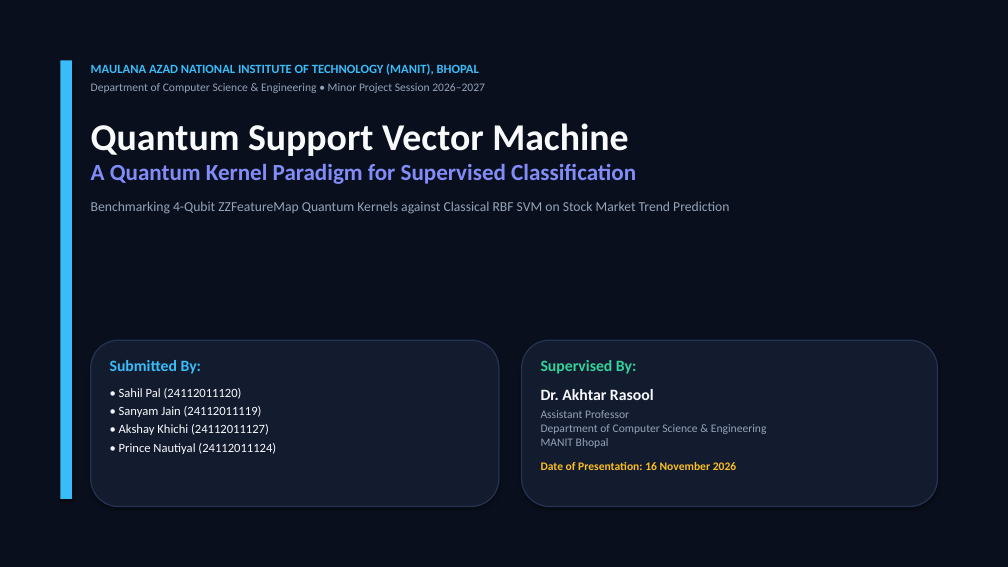
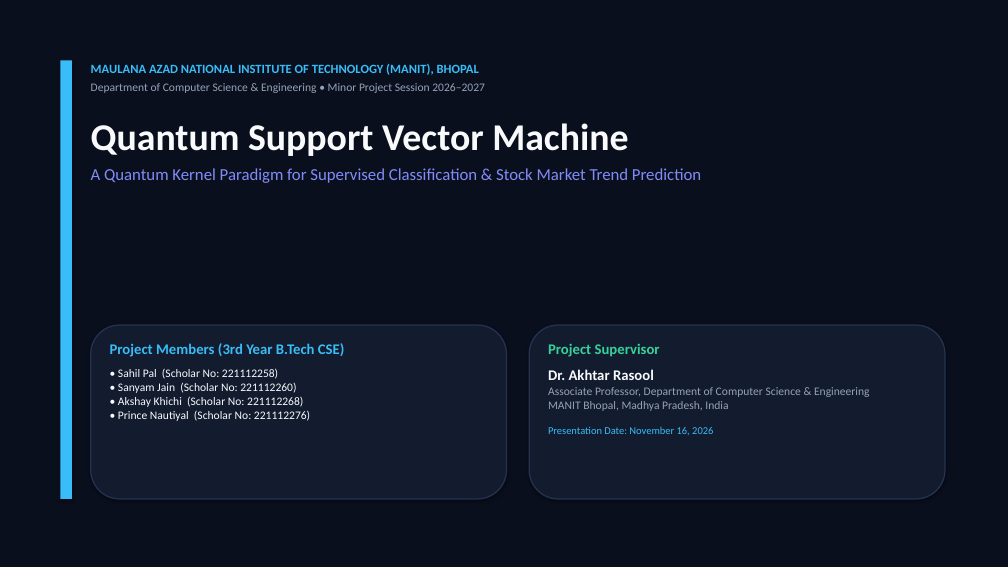
Before and after one commit to SANYAM-MANIT/quantum-stock-classifier, a slide deck: slide 1 of Quantum_SVM_Stock_Market_Presentation.pptx. Drawn at 1008x567 pixels with LibreOffice and Linux fonts; fonts in the diff are those of the drawing. Boxes give left, top, right and bottom in pixels: in the first picture for what was removed or moved away, otherwise in the second. Text is boxed around its words. In the diff, an @@ line names an element or a change of style, - is before the commit and + after.

Commit message:
Enhance mathematical symbols and equations: high-DPI rendered equation badges for PPTX and robust KaTeX styling for HTML

```diff
--- a/Quantum_SVM_Stock_Market_Presentation.pptx
+++ b/Quantum_SVM_Stock_Market_Presentation.pptx
@@ text at (x1=91, y1=168, x2=701, y2=183): text changed; size 13 to 16 pt; text colour #94A3B8 to #818CF8 @@
-A Quantum Kernel Paradigm for Supervised Classification
-Benchmarking 4-Qubit ZZFeatureMap Quantum Kernels against Classical RBF SVM on Stock Market Trend Prediction
+A Quantum Kernel Paradigm for Supervised Classification & Stock Market Trend Prediction
@@ rounded rectangle resized from (x1=91, y1=340, x2=499, y2=507) to (x1=91, y1=325, x2=507, y2=499) @@
@@ rounded rectangle resized from (x1=522, y1=340, x2=938, y2=507) to (x1=529, y1=325, x2=945, y2=499) @@
@@ text at (x1=110, y1=343, x2=344, y2=421): text changed; size 12 to 11 pt @@
-Submitted By:
-• Sahil Pal (24112011120)
-• Sanyam Jain (24112011119)
-• Akshay Khichi (24112011127)
-• Prince Nautiyal (24112011124)
+Project Members (3rd Year B.Tech CSE)
+• Sahil Pal (Scholar No: 221112258)
+• Sanyam Jain (Scholar No: 221112260)
+• Akshay Khichi (Scholar No: 221112268)
+• Prince Nautiyal (Scholar No: 221112276)
@@ text at (x1=548, y1=343, x2=660, y2=357): text changed; size 15 to 14 pt @@
-Supervised By:
+Project Supervisor
@@ text "Project Supervisor" moved from (x1=541, y1=360, x2=767, y2=470) to (x1=548, y1=343, x2=870, y2=435) @@
@@ text at (x1=548, y1=387, x2=870, y2=435): text changed @@
-Assistant Professor
-Department of Computer Science & Engineering
-MANIT Bhopal
-Date of Presentation: 16 November 2026
+Associate Professor, Department of Computer Science & Engineering
+MANIT Bhopal, Madhya Pradesh, India
+Presentation Date: November 16, 2026
@@ text at (x1=548, y1=369, x2=654, y2=380): size 15 to 14 pt in "Dr. Akhtar Rasool"; less space between paragraphs @@
```
Also in this commit, not shown: 13 other slides changed, 2 slides added, 2 slides removed, 15 other files.
